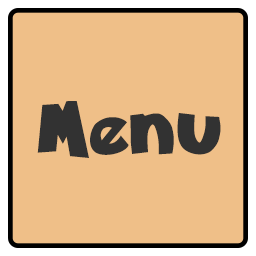
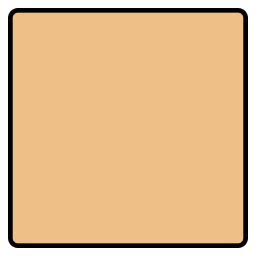
Two versions of the same layered image (256px x 256px). Layer-by-layer changes:
hid "Menu" over left=37, top=101, right=221, bottom=158
